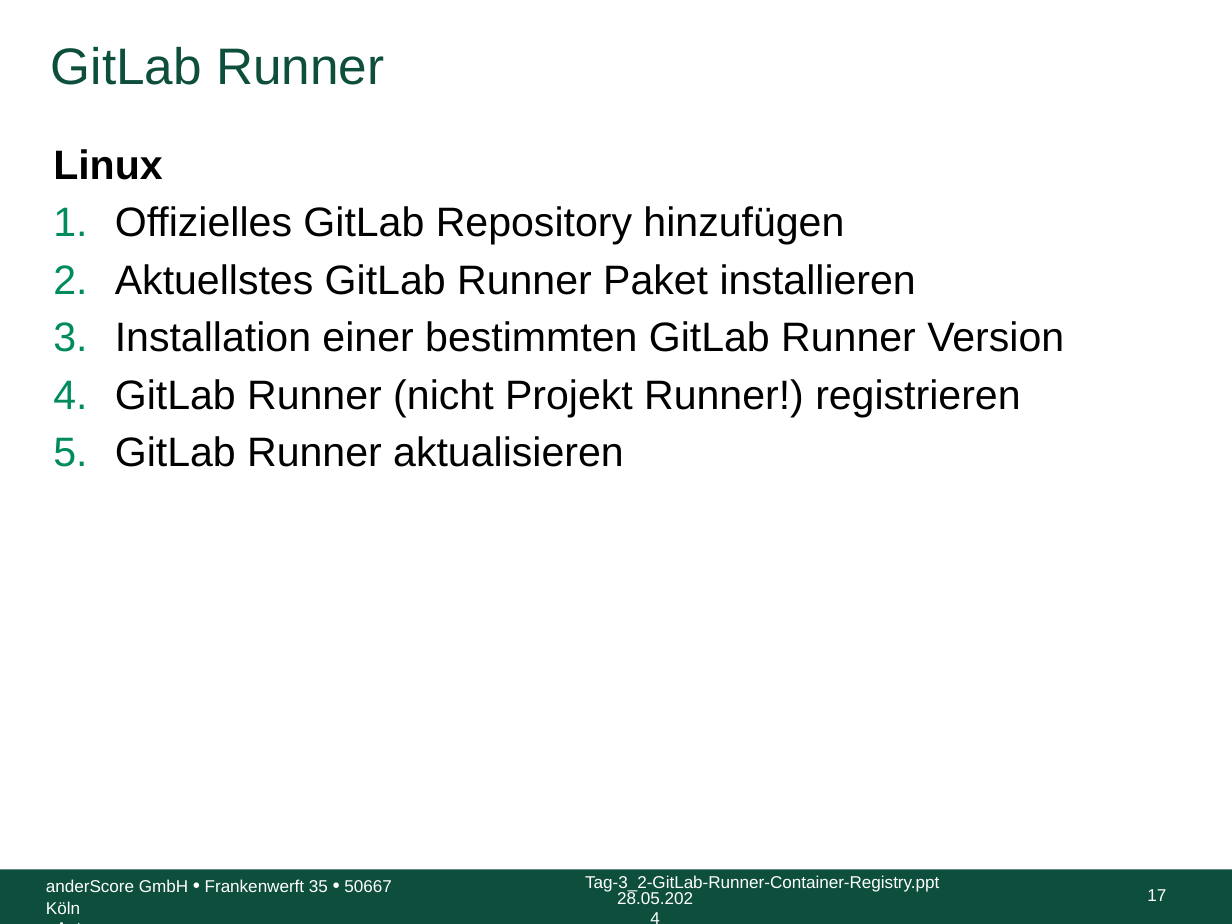
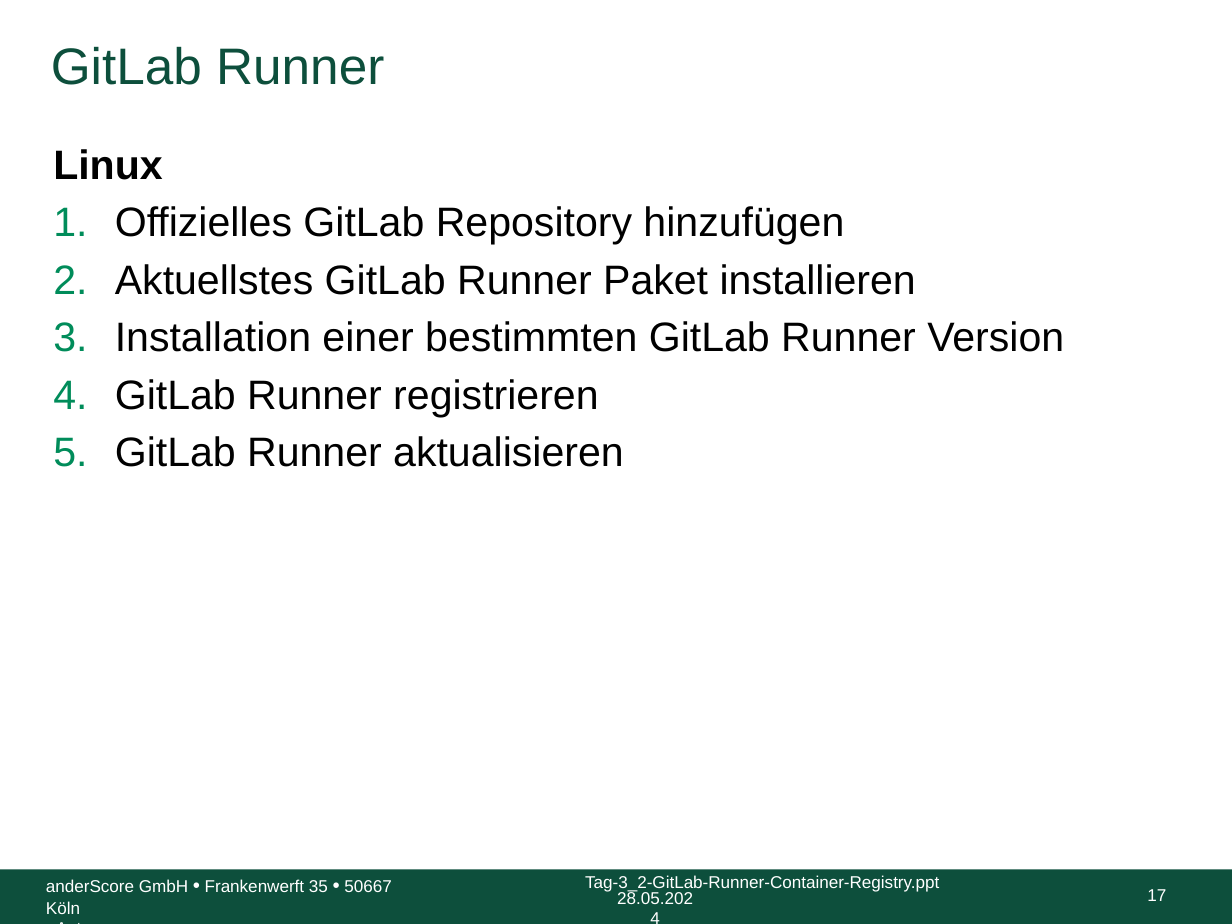
Before and after one commit to anderscore-gmbh/gitlab, a slide deck: slide 17 of slides/Tag-3_2-GitLab-Runner-Container-Registry.pptx. Drawn at 1232x924 pixels with LibreOffice and Linux fonts; fonts in the diff are those of the drawing; background and template pictures are left out. Boxes give left, top, right and bottom in pixels: in the first picture for what was removed or moved away, otherwise in the second. Text is boxed around its words. In the diff, an @@ line names an element or a change of style, - is before the commit and + after.

Commit message:
Tag-3_2: Register and configure runners

```diff
--- a/slides/Tag-3_2-GitLab-Runner-Container-Registry.pptx
+++ b/slides/Tag-3_2-GitLab-Runner-Container-Registry.pptx
@@ text at (115,379,598,417): text changed @@
-4. GitLab Runner (nicht Projekt Runner!) registrieren
+4. GitLab Runner registrieren
```
Also in this commit, not shown: 3 other slides changed.
